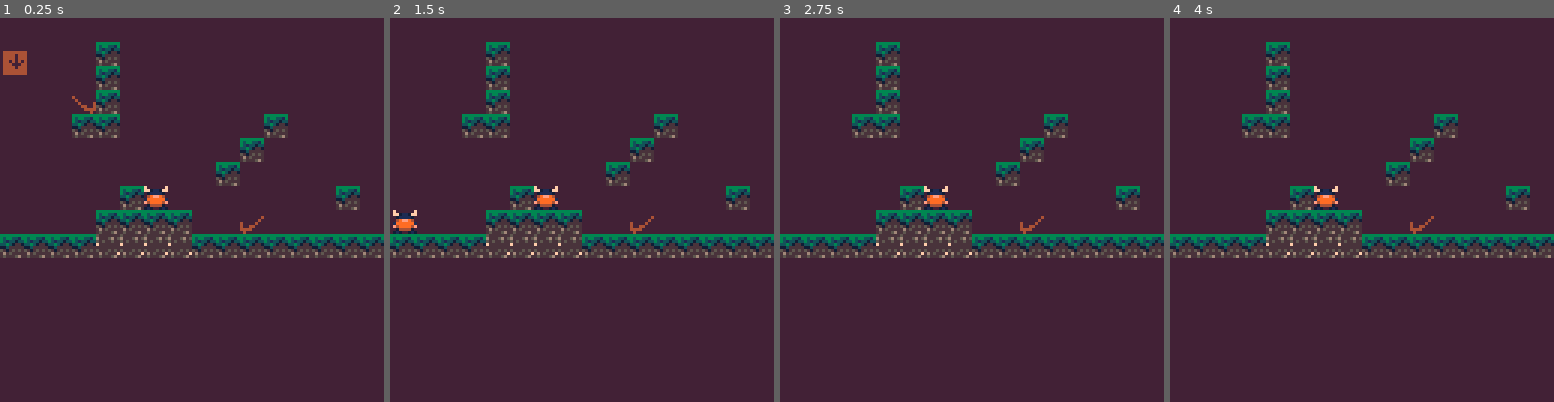
Above: before the commit, frames 1-4 (left to right).
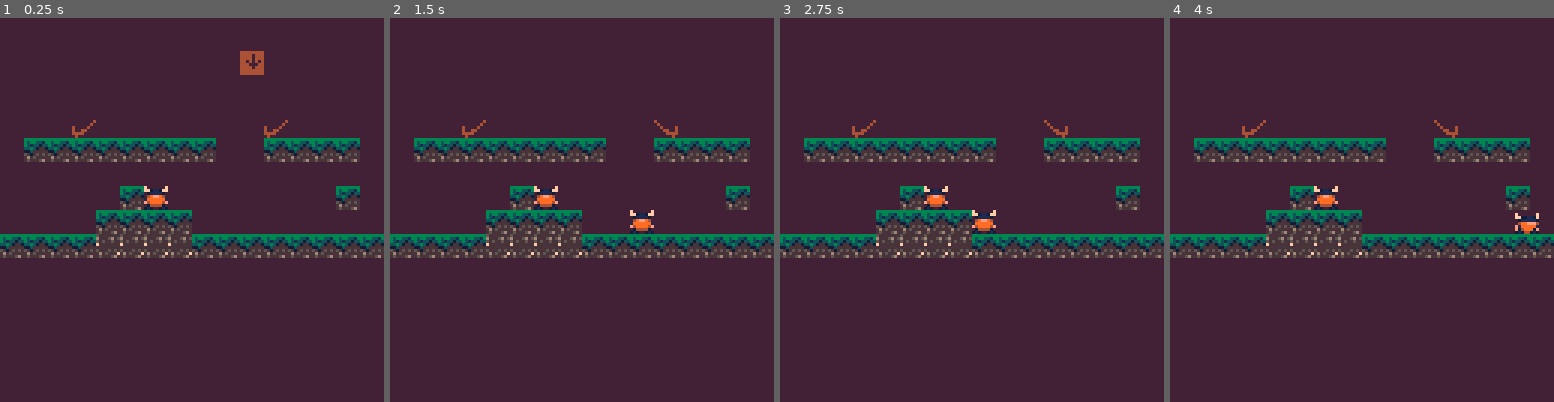
Above: after the commit, the same moments.

Repository: Zetneki/Rock-Paper-Vikings
Game: PICO-8 cartridge testgame.p8
The game is run twice, just before and just after one commit, with the same random seed, the same clock (stepped at 60 frames per second) and the same inputs.
Inputs:
- Up to frame 1 (0.25 s): no input
- Up to frame 2 (1.5 s): no input
- Up to frame 3 (2.75 s): hold Left 1.97-2.37 s; hold Down from 2.42 s (still down)
- Up to frame 4 (4 s): release Down at 2.82 s; hold Right 2.87-3.53 s; hold Up from 3.58 s (still down)

The runs differ from the first frame. In frame 1, 6.0% of the frame differs, in the area x 0-94%, y 6-57%; in frame 2, 5.8%; in frame 3, 5.6%; in frame 4, 5.6%.

Commit message:
knight works

Diff:
--- a/enemy.lua
+++ b/enemy.lua
@@ -7,6 +7,8 @@
 		type=type, -- "knight", "wizard", "cowboy"
 		dx=0,
 		dy=0,
+    max_dx = 4,
+    max_dy = 6,
 		flp=false,
 		anim=0,
     dead=false,
@@ -45,107 +47,57 @@
 
 end
 
-function update_knight(e)
+function move_enemy(e)
 
-	-- gravity
-	e.dy += gravity
+  limit_speed(e.dy, e.max_dy)
+  limit_speed(e.dx, e.max_dx)
 
-	if e.state == "idle" then
-
-		e.dx = 0
-
-		if player_in_knight_range(e) then
-			e.state = "prepare"
-			e.timer = 10
+	-- horizontal collision
+	if e.dx < 0 then
+		local hit, tx = collide(e,"left",0)
+		if hit then
+			e.x = (tx+1)*8
+			e.dx = 0
+		else
+			e.x += e.dx
 		end
 
+	elseif e.dx > 0 then
+		local hit, tx = collide(e,"right",0)
+		if hit then
+			e.x = tx*8 - e.w
+			e.dx = 0
+		else
+			e.x += e.dx
+		end
+	end
 
-	elseif e.state == "prepare" then
 
-		e.dx = 0
-
-		-- turn towards player
-		if player.x < e.x then
-			e.dir = -1
+	-- vertical collision
+	if e.dy < 0 then
+		local hit, tx, ty = collide(e,"up",0)
+		if hit then
+			e.y = (ty+1)*8
+			e.dy = 0
 		else
-			e.dir = 1
+			e.y += e.dy
 		end
 
-		e.flp = e.dir == -1
+	elseif e.dy > 0 then
+		local hit, tx, ty = collide(e,"down",0)
+		if hit then
+			e.y = ty*8 - e.h
+			e.dy = 0
 
-		e.timer -= 1
-
-		if e.timer <= 0 then
-			e.state = "jump"
-			e.dy = -3.5
-			e.dx = e.dir * e.speed
+			if e.state == "jump" then
+				e.state = "cooldown"
+				e.timer = 20
+			end
+		else
+			e.y += e.dy
 		end
-
-
-	elseif e.state == "jump" then
-
-    e.x += e.dx
-    e.y += e.dy
-
-    if e.dy > 0 and collide(e,"down",1) then
-
-      -- snap to tile
-      e.y = flr(e.y / 8) * 8
-
-      e.dy = 0
-      e.dx = 0
-
-      e.state = "cooldown"
-      e.timer = 20
-    end
-
-
-	elseif e.state == "cooldown" then
-
-		e.dx = 0
-
-		e.timer -= 1
-
-		if e.timer <= 0 then
-			e.state = "idle"
-		end
-
 	end
 
-end
-
-function can_knight_jump(e)
-
-	local check_x
-
-	if e.dir == 1 then
-		check_x = e.x + e.w + 2
-	else
-		check_x = e.x - 2
-	end
-
-	local check_y = e.y + e.h + 1
-
-	local tx = flr(check_x / 8)
-	local ty = flr(check_y / 8)
-
-	return fget(mget(tx,ty),1)
-
-end
-
-function player_in_knight_range(e)
-
-	local dx = player.x - e.x
-
-	if abs(dx) > e.attack_range then
-		return false
-	end
-
-	if abs(player.y - e.y) > 16 then
-		return false
-	end
-
-	return true
 end
 
 function update_wizard(e)
--- /dev/null
+++ b/knight.lua
@@ -0,0 +1,89 @@
+function update_knight(e)
+
+	e.dy += gravity
+
+	if e.state == "idle" then
+
+		e.dx = 0
+
+		if player_in_knight_range(e) then
+			e.state = "prepare"
+			e.timer = 10
+		end
+
+	elseif e.state == "prepare" then
+
+    e.dx = 0
+
+    if player.x < e.x then
+        e.dir = -1
+    else
+        e.dir = 1
+    end
+
+    e.flp = e.dir == -1
+
+    e.timer -= 1
+
+    if e.timer <= 0 then
+        if can_knight_jump(e) then
+            e.state = "jump"
+            e.dy = -2
+            e.dx = e.dir * e.speed * 1,25
+        else
+            e.state = "cooldown"
+            e.timer = 20
+        end
+    end
+
+	elseif e.state == "jump" then
+
+		move_enemy(e)
+
+	elseif e.state == "cooldown" then
+
+		e.dx = 0
+
+		e.timer -= 1
+
+		if e.timer <= 0 then
+			e.state = "idle"
+		end
+	end
+
+end
+
+
+function can_knight_jump(e)
+
+	local check_x
+
+	if e.dir == 1 then
+		check_x = e.x + e.w + 5
+	else
+		check_x = e.x - 5
+	end
+
+	local check_y = e.y + e.h + 4
+
+	local tx = flr(check_x / 8)
+	local ty = flr(check_y / 8)
+
+	return fget(mget(tx,ty),0)
+
+end
+
+function player_in_knight_range(e)
+
+	local dx = player.x - e.x
+
+	if abs(dx) > e.attack_range then
+		return false
+	end
+
+	if abs(player.y - e.y) > 16 then
+		return false
+	end
+
+	return true
+end
--- a/main.lua
+++ b/main.lua
@@ -10,7 +10,7 @@
   player = {
 		spr_set='viking',
 		flp=false,
-    x=1,
+    x=10*8,
     y=1,
 		w=8,
 		h=8,
@@ -52,8 +52,8 @@
 	-- type,
 	enemies = {}
 
-	spawn_enemy(24,24,"knight")
-	spawn_enemy(10*8,8*8,"knight")
+	spawn_enemy(24,32,"knight")
+	spawn_enemy(88,32,"knight")
 
 
 	palettes={
--- a/testgame.p8
+++ b/testgame.p8
@@ -9,6 +9,7 @@
 #include main.lua
 #include colors.lua
 #include enemy.lua
+#include knight.lua
 __gfx__
 00000000700000070708807000000007000000700000000044444444444444440089987730000007444444444440444444440444000000000000000000000000
 00000000778998770789987000899877008998707000000744440444444404440899998700899877440404444444040444440444000000000000000000000000
@@ -87,12 +88,12 @@
 0000000000000000000000000000000000000000000000000000000000000000000000000000000000000000000000000000000000000000000000000000000000000000000000000000000000000000000000000000000000000000000000000000000000000000000000000000000000000000000000000000000000000000
 __map__
 0000000000000000000000000000000000000000000000000000000000000000000000000000000000000000000000000000000000000000000000000000000000000000000000000000000000000000000000000000000000000000000000000000000000000000000000000000000000000000000000000000000000000000
-0000000042000000000000000000000000000000000000000000000000000000000000000000000000000000000000000000000000000000000000000000000000000000000000000000000000000000000000000000000000000000000000000000000000000000000000000000000000000000000000000000000000000000
-0000000042000000000000000000000000000000000000000000000000000000000000000000000000000000000000000000000000000000000000000000000000000000000000000000000000000000000000000000000000000000000000000000000000000000000000000000000000000000000000000000000000000000
-0000000042000000000000000000000000000000000000000000000000000000000000000000000000000000000000000000000000000000000000000000000000000000000000000000000000000000000000000000000000000000000000000000000000000000000000000000000000000000000000000000000000000000
-0000004242000000000000420000000000000000000000000000000000000000000000000000000000000000000000000000000000000000000000000000000000000000000000000000000000000000000000000000000000000000000000000000000000000000000000000000000000000000000000000000000000000000
-0000000000000000000042000000000000000000000000000000000000000000000000000000000000000000000000000000000000000000000000000000000000000000000000000000000000000000000000000000000000000000000000000000000000000000000000000000000000000000000000000000000000000000
-0000000000000000004200000000000000000000000000000000000000000000000000000000000000000000000000000000000000000000000000000000000000000000000000000000000000000000000000000000000000000000000000000000000000000000000000000000000000000000000000000000000000000000
+0000000000000000000000000000000000000000000000000000000000000000000000000000000000000000000000000000000000000000000000000000000000000000000000000000000000000000000000000000000000000000000000000000000000000000000000000000000000000000000000000000000000000000
+0000000000000000000000000000000000000000000000000000000000000000000000000000000000000000000000000000000000000000000000000000000000000000000000000000000000000000000000000000000000000000000000000000000000000000000000000000000000000000000000000000000000000000
+0000000000000000000000000000000000000000000000000000000000000000000000000000000000000000000000000000000000000000000000000000000000000000000000000000000000000000000000000000000000000000000000000000000000000000000000000000000000000000000000000000000000000000
+0000000000000000000000000000000000000000000000000000000000000000000000000000000000000000000000000000000000000000000000000000000000000000000000000000000000000000000000000000000000000000000000000000000000000000000000000000000000000000000000000000000000000000
+0042424242424242420000424242420000000000000000000000000000000000000000000000000000000000000000000000000000000000000000000000000000000000000000000000000000000000000000000000000000000000000000000000000000000000000000000000000000000000000000000000000000000000
+0000000000000000000000000000000000000000000000000000000000000000000000000000000000000000000000000000000000000000000000000000000000000000000000000000000000000000000000000000000000000000000000000000000000000000000000000000000000000000000000000000000000000000
 0000000000420100000000000000420000000000000000000000000000000000000000000000000000000000000000000000000000000000000000000000000000000000000000000000000000000000000000000000000000000000000000000000000000000000000000000000000000000000000000000000000000000000
 0000000042424242000000000000000000000000000000000000000000000000000000000000000000000000000000000000000000000000000000000000000000000000000000000000000000000000000000000000000000000000000000000000000000000000000000000000000000000000000000000000000000000000
 4242424241414141424242424242424242424242424242424242424242424242424242000000000000000000000000000000000000000000000000000000000000000000000000000000000000000000000000000000000000000000000000000000000000000000000000000000000000000000000000000000000000000000
